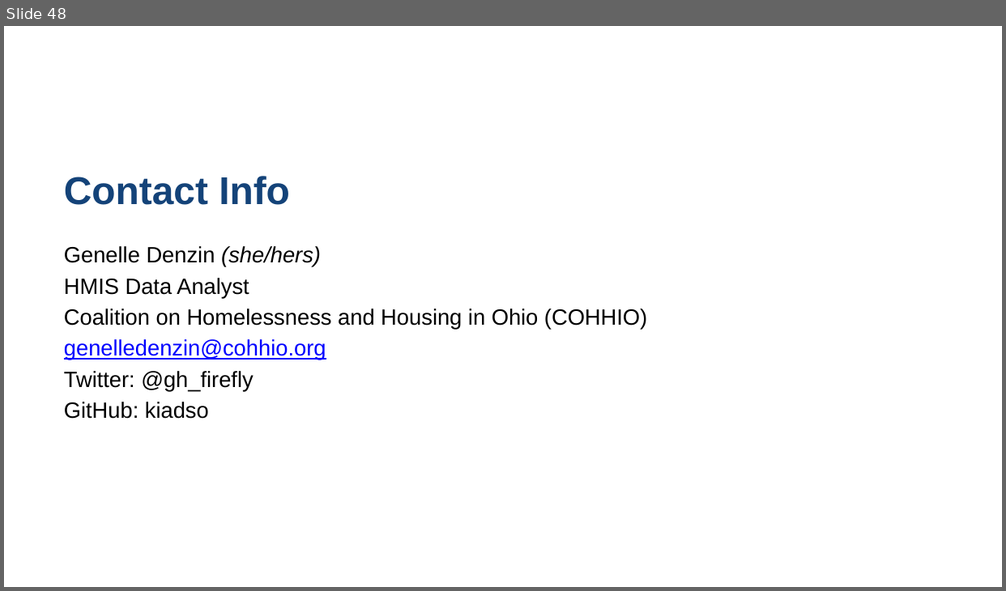
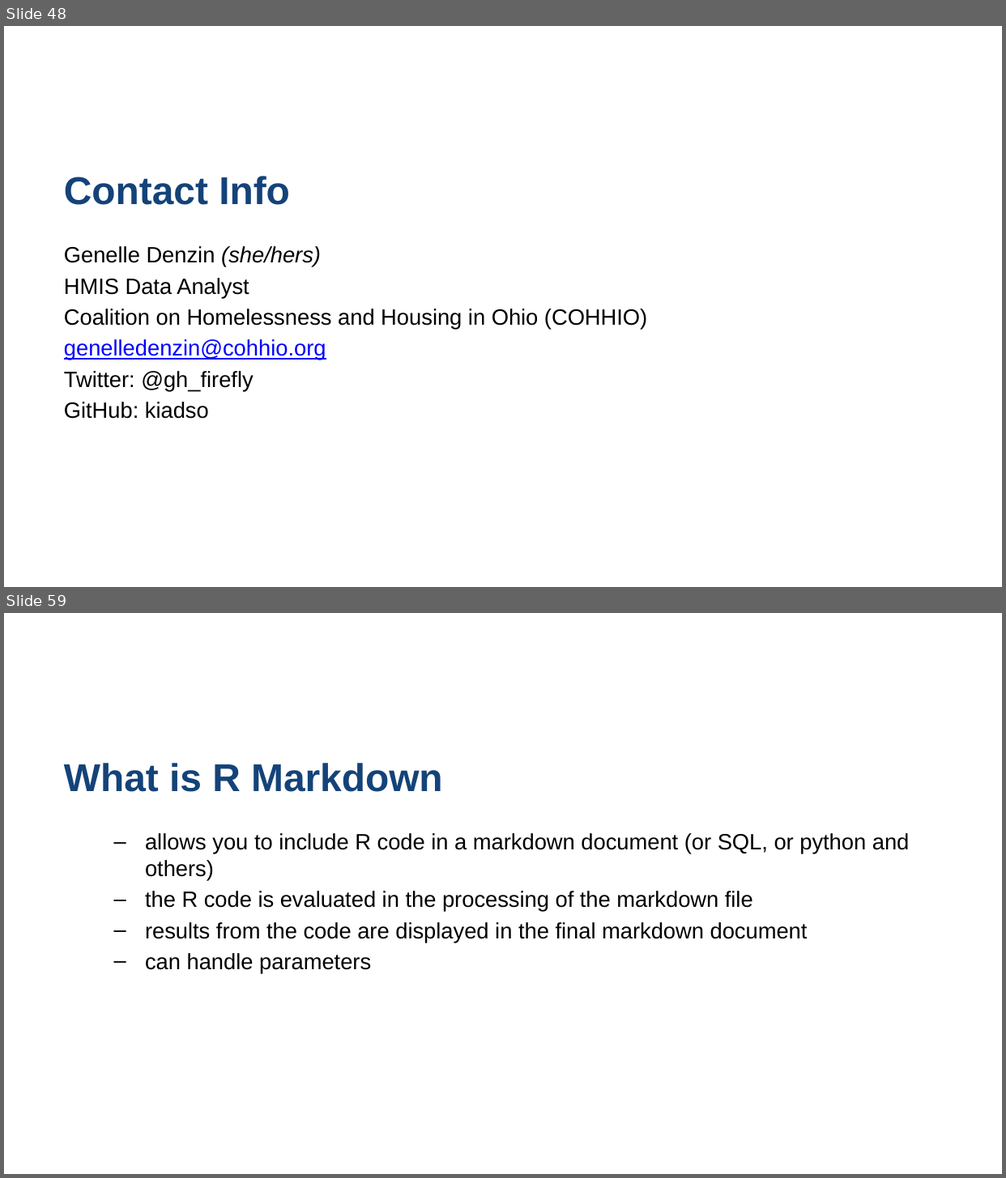
Before and after one commit to COHHIO/rmarkdown_talk, a slide deck: nhsdc_reference.pptx. Shown one above the other, each under a label of ours: slide 48 before the commit, slides 48 and 59 after it; the slides between them are not shown. The pictures are 1006x591 and 1006x1178 pixels, drawn with LibreOffice and Linux fonts; fonts in the diff are those of the drawing; background and template pictures are left out. Boxes give left, top, right and bottom in pixels: in the first picture for what was removed or moved away, otherwise in the second. Text is boxed around its words. In the diff, an @@ line names an element or a change of style, - is before the commit and + after.

```diff
--- a/nhsdc_reference.pptx
+++ b/nhsdc_reference.pptx
@@ slide 59 added at [4,613,1002,1174], background picture (left out) @@
@@ title added at [64,763,443,792], 28 pt, text #144379, bold @@
+What is R Markdown
@@ text added at [145,833,910,974], 16 pt, text #000000 @@
+  – allows you to include R code in a markdown document (or SQL, or python and others)
+  – the R code is evaluated in the processing of the markdown file
+  – results from the code are displayed in the final markdown document
+  – can handle parameters
```
Also in this commit, not shown: 22 other slides added.
